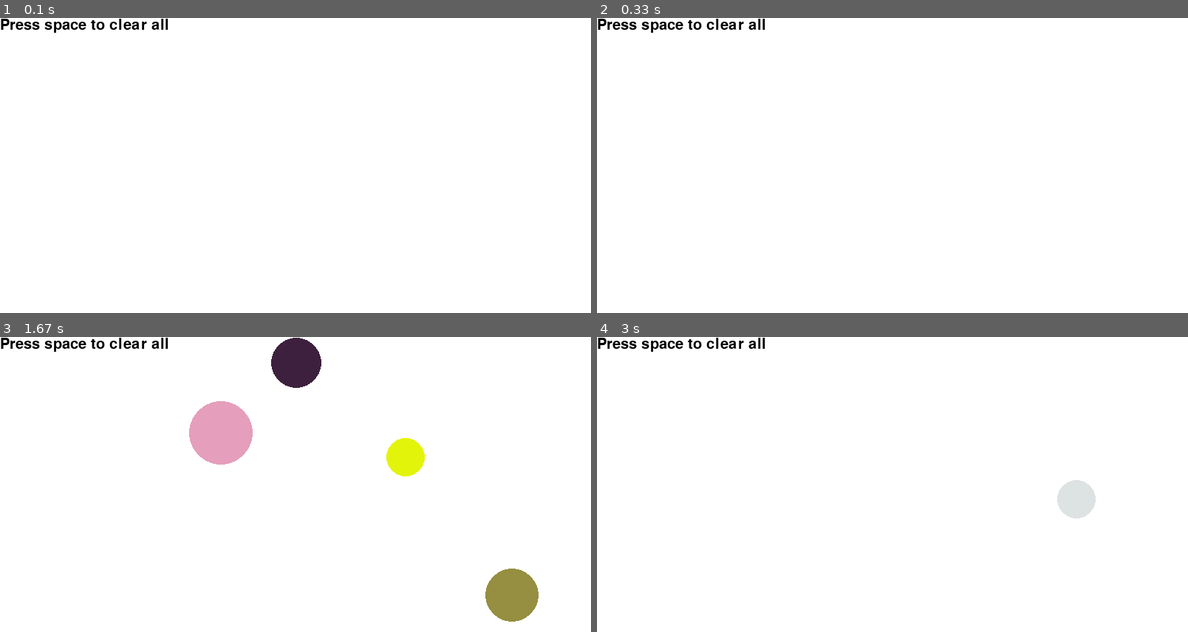
Above: before the commit, frames 1-4 (two rows, left to right).
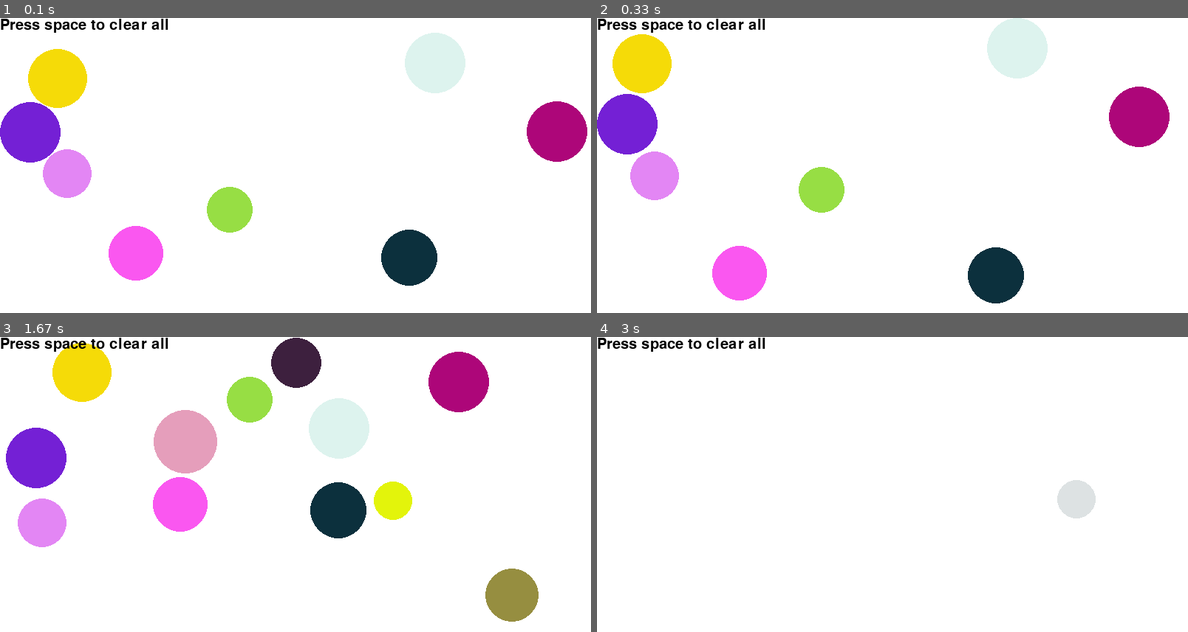
Above: after the commit, the same moments.

Repository: HeadmostCantaloupe/Inelastic-Collisions-in-pygame
Game: pygame game, started from inelastic.py
Same seed, same stepped clock (60 frames per second), same inputs: the game is played once before the commit and once after it.
Inputs (mouse positions are in pixels of both pictures, inside the frame that each line leads up to):
- Up to frame 1 (0.1 s): no input
- Up to frame 2 (0.33 s): no input
- Up to frame 3 (1.67 s): click (295, 484) at 0.38 s; click (153, 487) at 0.72 s; click (514, 587) at 1.05 s; click (307, 384) at 1.38 s
- Up to frame 4 (3 s): click (898, 514) at 1.72 s; click (1046, 531) at 2.05 s; click (1046, 457) at 2.38 s; tap Space at 2.73 s; click (1075, 478) at 2.75 s

The runs differ from the first frame. In frame 1, 11% of the frame differs, in the area x 0-100%, y 5-91%; in frame 2, 11%; in frame 3, 15%, in the area x 1-83%, y 2-72%; in frame 4, nothing differs.

Commit message:
Update inelastic.py

Diff:
--- a/inelastic.py
+++ b/inelastic.py
@@ -85,6 +85,7 @@
 # Create particles only once, outside the game loop
 for i in range(8):
     new_particle = Particle(random.randrange(0, width), random.randrange(0, height), random.randrange(1, 20))
+    particles.append(new_particle)
 
 # Set up text
 font = pygame.font.Font(None, 30)
